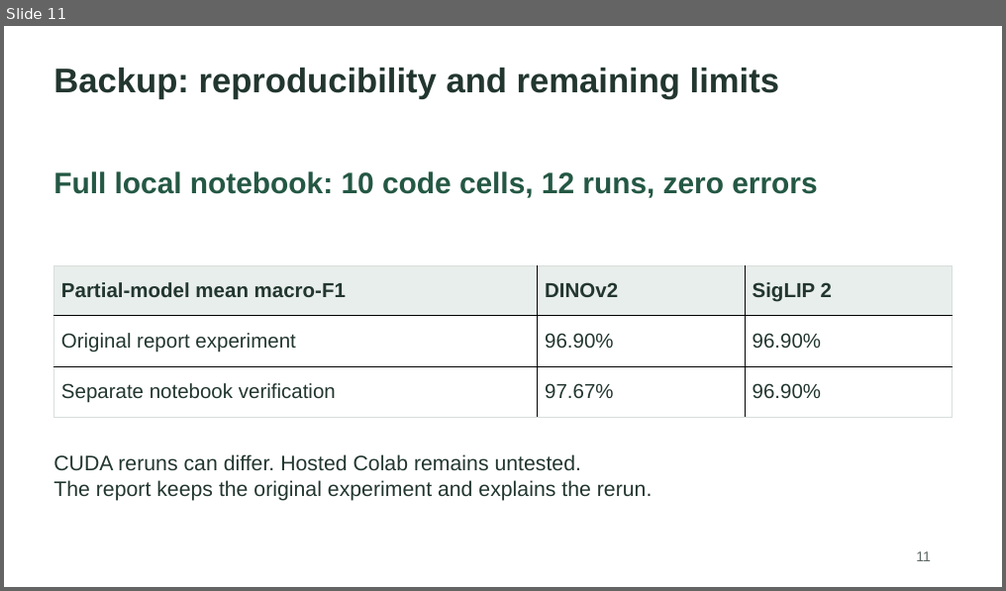
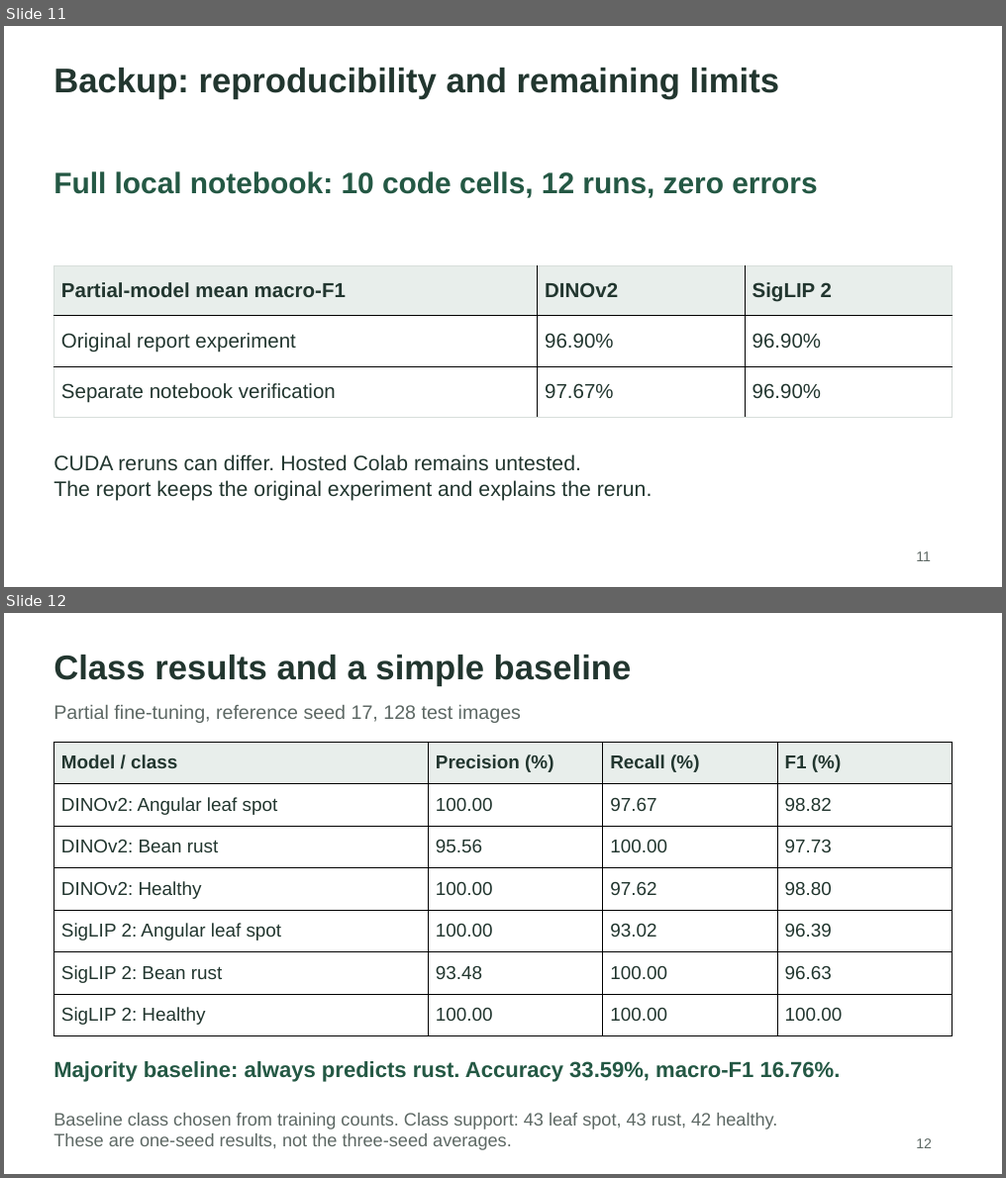
Before and after one commit to A1Prep/beans-vit-study-2026, a slide deck: report/presentation/bean_leaf_presentation.pptx. Shown one above the other, each under a label of ours: slide 11 before the commit, slides 11 and 12 after it. The pictures are 1006x591 and 1006x1178 pixels, drawn with LibreOffice and Linux fonts; fonts in the diff are those of the drawing. Boxes give left, top, right and bottom in pixels: in the first picture for what was removed or moved away, otherwise in the second. Text is boxed around its words. In the diff, an @@ line names an element or a change of style, - is before the commit and + after.

```diff
--- a/report/presentation/bean_leaf_presentation.pptx
+++ b/report/presentation/bean_leaf_presentation.pptx
@@ slide 12 added at bbox=[4, 613, 1002, 1174], background #FFFFFF @@
@@ text added at bbox=[54, 655, 632, 686], 33 pt, text #22362F, bold @@
+Class results and a simple baseline
@@ text added at bbox=[54, 705, 521, 723], 18.8 pt, text #5D6864 @@
+Partial fine-tuning, reference seed 17, 128 test images
@@ table added at bbox=[54, 742, 951, 1037], 7 rows, 4 columns @@
+Model / class | Precision (%) | Recall (%) | F1 (%)
+DINOv2: Angular leaf spot | 100.00 | 97.67 | 98.82
+DINOv2: Bean rust | 95.56 | 100.00 | 97.73
+DINOv2: Healthy | 100.00 | 97.62 | 98.80
+SigLIP 2: Angular leaf spot | 100.00 | 93.02 | 96.39
+SigLIP 2: Bean rust | 93.48 | 100.00 | 96.63
+SigLIP 2: Healthy | 100.00 | 100.00 | 100.00
@@ text added at bbox=[54, 1061, 841, 1082], 21 pt, text #245844, bold @@
+Majority baseline: always predicts rust. Accuracy 33.59%, macro-F1 16.76%.
@@ text added at bbox=[54, 1113, 777, 1151], 17.2 pt, text #5D6864 @@
+Baseline class chosen from training counts. Class support: 43 leaf spot, 43 rust, 42 healthy.
+These are one-seed results, not the three-seed averages.
@@ text added at bbox=[916, 1139, 932, 1149], 13.5 pt, text #5D6864 @@
+12
```
Also in this commit, not shown: 4 slides changed, 1 other slide added, 15 other files.
